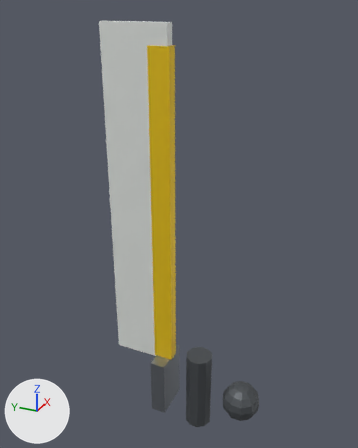
Before and after pictures for a commit that changed the glTF model public/mecha/parts/weapon-scrapblade/weapon-scrapblade.glb.
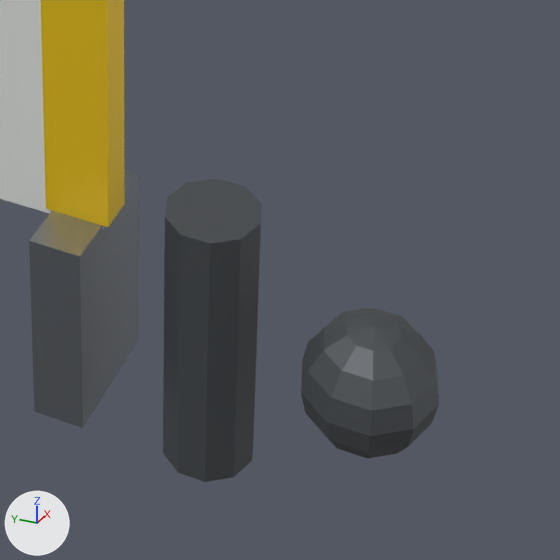
Each version appears first whole from a 50 mm camera at (-0.982, -0.383, 0.971) aimed at (0.018, 0.067, 0.471), and next in a close-up on the part from 40% to 81% of the width and 67% to 100% of the height. The axes (+X, +Y, +Z) are drawn at lower left. The lights are the same throughout. The first two pictures are the older version.

The older version as bpy lines, for what is in view:
```python
me_cube_001 = bpy.data.meshes.new('Cube.001')
me_cube_001.from_pydata(...)  # a box spanning x -0.5..0.5, y -0.5..0.5, z -0.5..0.5
me_cube_001.materials.append(mat_mp_bone)  # white #eaedea
me_cube_002 = bpy.data.meshes.new('Cube.002')
me_cube_002.from_pydata(...)  # a box spanning x -0.5..0.5, y -0.5..0.5, z -0.5..0.5
me_cube_002.materials.append(mat_mp_sodium)  # yellow #f8d019
me_sphere = bpy.data.meshes.new('Sphere')
me_sphere.from_pydata(...)  # a UV sphere (10 segments, 8 rings, poles along z) spanning x -0.0476..0.0476, y -0.05..0.05, z -0.05..0.05
me_sphere.materials.append(mat_mp_dark)  # dark grey #595d61
ob_blade = bpy.data.objects.new('blade', me_cube_001)
ob_blade.location = (0.0, 0.16, 0.5)
ob_blade.scale = (0.025, 0.16, 0.85)
ob_edge = bpy.data.objects.new('edge', me_cube_002)
ob_edge.location = (0.0, 0.1, 0.48)
ob_edge.scale = (0.028, 0.05, 0.8)
ob_pommel = bpy.data.objects.new('pommel', me_sphere)
ob_pommel.location = (0.0, -0.12, 0.0)
# also in view: 'grip' at (0.0, 0.0, 0.0); 'guard' at (0.0, 0.1, 0.0)
```
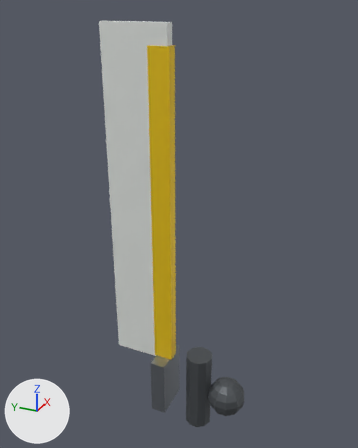
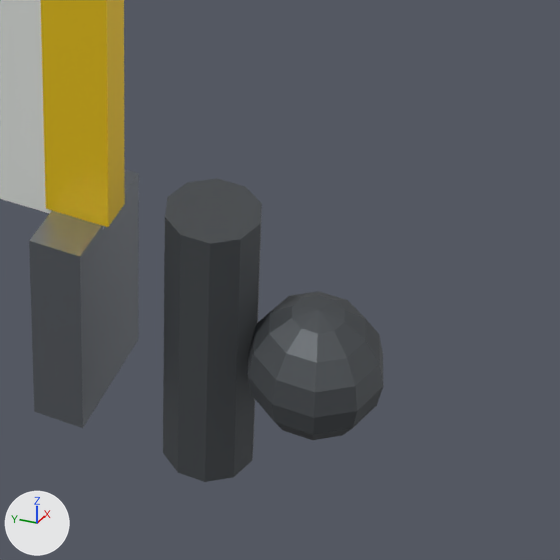
What differs and where, as boxes (x1, y1, x2, y2) in the close-ups (560 x 560 px):
'pommel', moved
    before: (301, 308, 439, 458)
    after: (247, 291, 383, 440)

What changed in the scene script:
```text
Change ob_pommel:
    ob_pommel.location: (0.0, -0.12, 0.0) -> (0.0, -0.08, 0.0)
```
